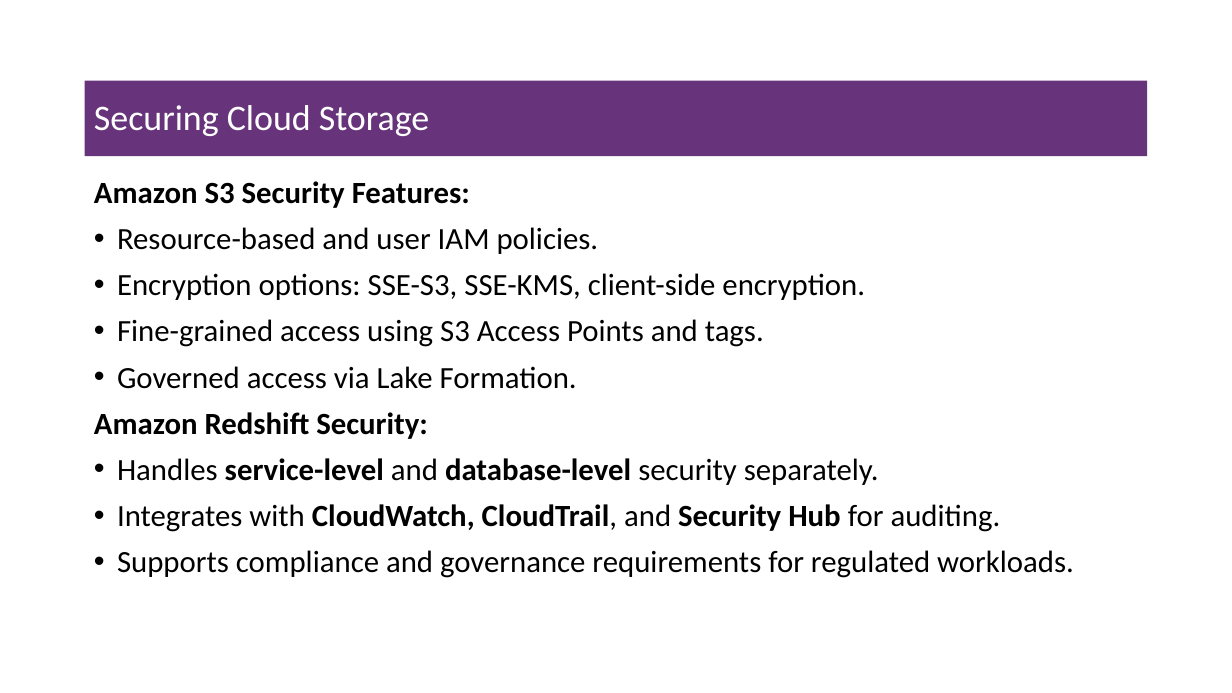
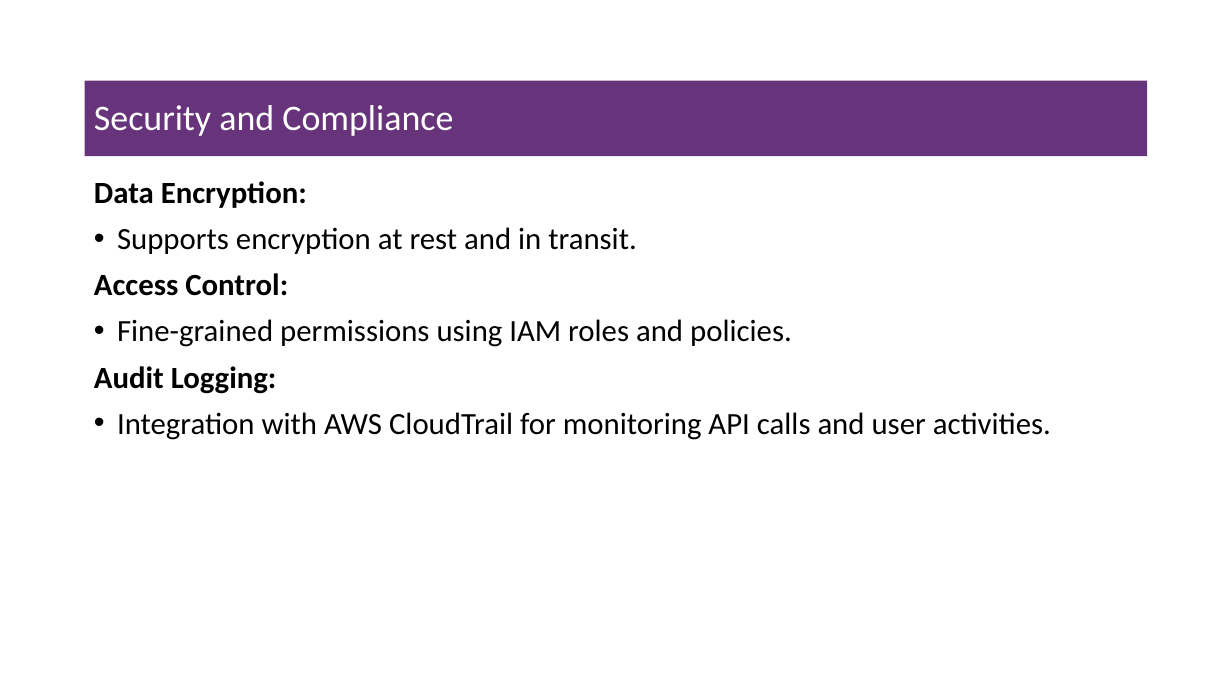
Before and after one commit to msfasha/307401-Big-Data, a slide deck: slide 19 of lecture_notes/section_3_introduction_to_amazon_aws/3-2-Introduction to AWS Data Engineering.pptx (slide 23 before the commit). Drawn at 1232x693 pixels with LibreOffice and Linux fonts; fonts in the diff are those of the drawing; background and template pictures are left out. Boxes give left, top, right and bottom in pixels: in the first picture for what was removed or moved away, otherwise in the second. Text is boxed around its words. In the diff, an @@ line names an element or a change of style, - is before the commit and + after.

Commit message:
work on amazon aws engineering

```diff
--- a/lecture_notes/section_3_introduction_to_amazon_aws/3-2-Introduction to AWS Data Engineering.pptx
+++ b/lecture_notes/section_3_introduction_to_amazon_aws/3-2-Introduction to AWS Data Engineering.pptx
@@ title at (94, 105, 453, 136): text changed @@
-Securing Cloud Storage
+Security and Compliance
@@ text at (94, 181, 1051, 440): text changed @@
-Amazon S3 Security Features:
-• Resource-based and user IAM policies.
-• Encryption options: SSE-S3, SSE-KMS, client-side encryption.
-• Fine-grained access using S3 Access Points and tags.
-• Governed access via Lake Formation.
-Amazon Redshift Security:
-• Handles service-level and database-level security separately.
-• Integrates with CloudWatch, CloudTrail, and Security Hub for auditing.
-• Supports compliance and governance requirements for regulated workloads.
+Data Encryption:
+• Supports encryption at rest and in transit.
+Access Control:
+• Fine-grained permissions using IAM roles and policies.
+Audit Logging:
+• Integration with AWS CloudTrail for monitoring API calls and user activities.
```
Also in this commit, not shown: 12 other slides changed, 58 slides added, 40 slides removed, 19 other files.
